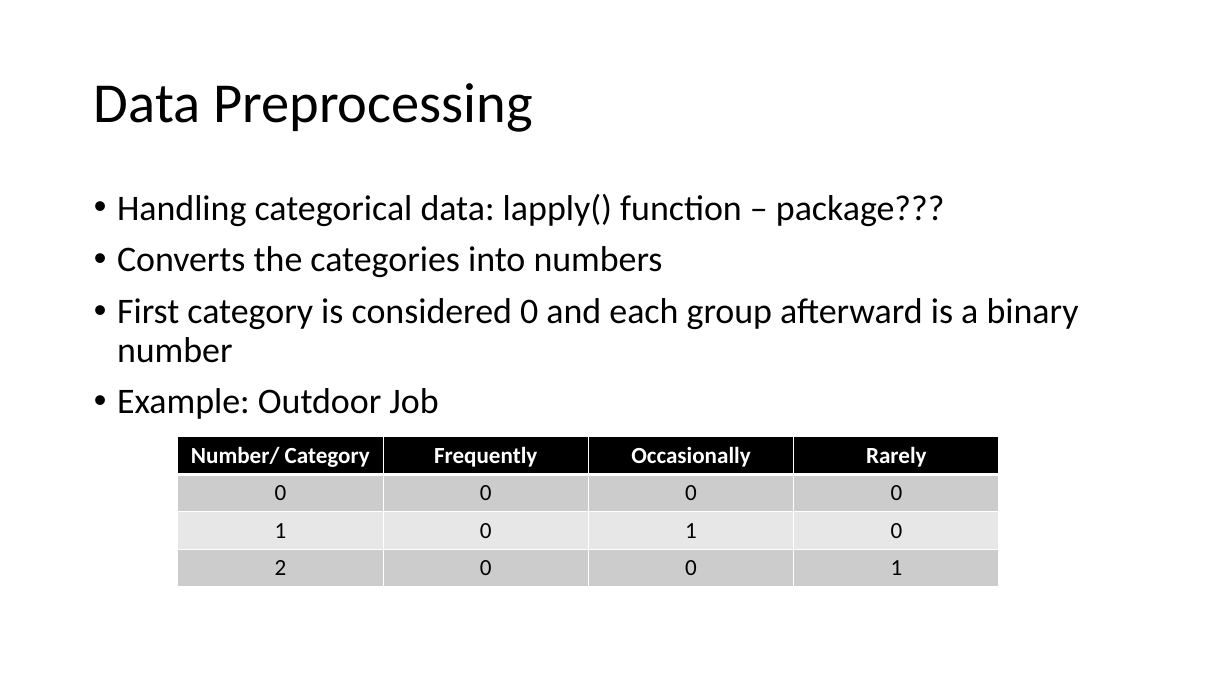
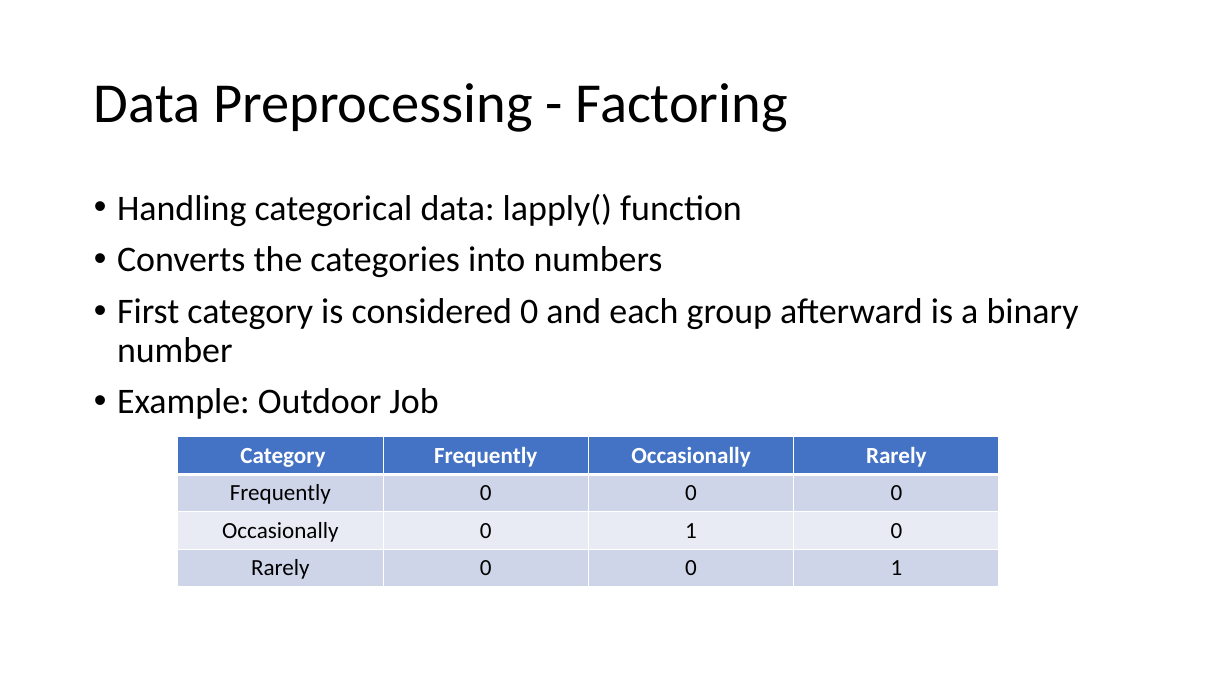
Before and after one commit to donaldsonm731/Asthma_Prediction, a slide deck: slide 6 of Mid_Semester_Pres.pptx. Drawn at 1232x693 pixels with LibreOffice and Linux fonts; fonts in the diff are those of the drawing. Boxes give left, top, right and bottom in pixels: in the first picture for what was removed or moved away, otherwise in the second. Text is boxed around its words. In the diff, an @@ line names an element or a change of style, - is before the commit and + after.

Commit message:
'presentation'

```diff
--- a/Mid_Semester_Pres.pptx
+++ b/Mid_Semester_Pres.pptx
@@ title at (94, 83, 788, 132): text changed @@
-Data Preprocessing
+Data Preprocessing - Factoring
@@ text at (117, 194, 742, 226): text changed @@
-• Handling categorical data: lapply() function – package???
+• Handling categorical data: lapply() function
@@ table at (177, 437, 998, 587) @@
-row 1, column 1: Number/ Category
+row 1, column 1: Category
-row 2, column 1: 0
+row 2, column 1: Frequently
-row 3, column 1: 1
+row 3, column 1: Occasionally
-row 4, column 1: 2
+row 4, column 1: Rarely
@@ fill #000000 to #4472C4 in row 1 @@
@@ fill #CCCCCC to #CFD5EA in 8 cells @@
@@ fill #E7E7E7 to #E9EBF5 in row 3 @@
```
Also in this commit, not shown: 6 other slides changed, 4 other files.
